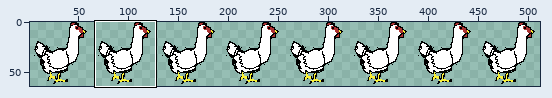
Sprite sheet, stored at assets/chicken.png. Above: a wide view before the commit, with the close-up outlined.
Close-up. Old version:
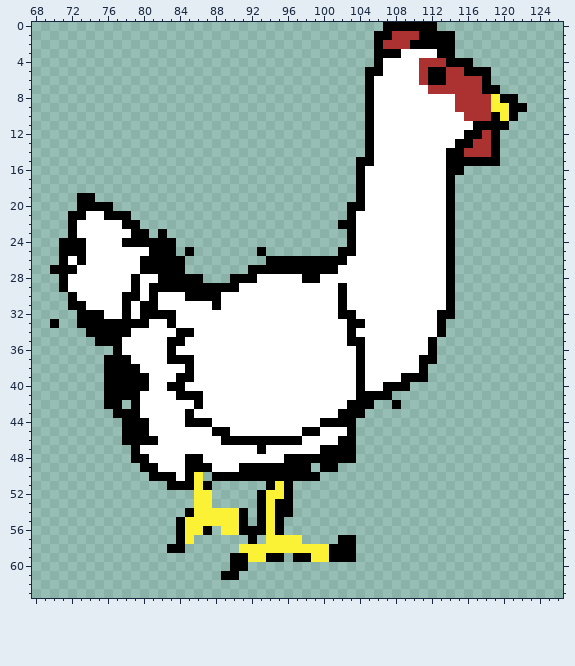
The file is 512x64 pixels. Shown: x 68..126, y 0..63. The wide view leaves out empty margins. The commit also changed other parts of the picture, which this record leaves out.
After the commit:
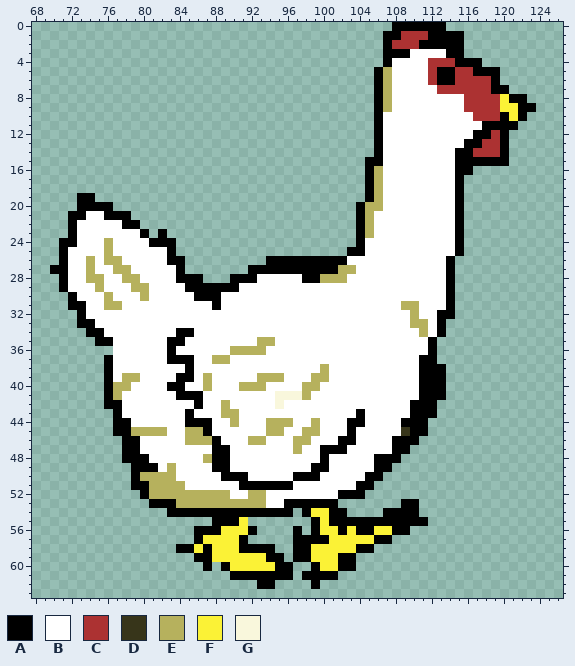
Palette (. is transparent): A #000000  B #ffffff  C #ac3232  D #37351a  E #b6b15d  F #fbf236  G #f9f7dc
What changed:
y 0: x 107 A -> .; x 113 . -> A
y 1: x 106 A -> .; x 108 C -> A; x 111 A -> C; x 115 . -> A
y 2: x 106..107 AC -> .A; x 110 A -> C; x 115 . -> A
y 3: x 106 A -> .; x 109 B -> A; x 113 A -> B; x 115 . -> A
y 4: x 106..107 AB -> .A; x 111 C -> B; x 114 A -> C; x 117 . -> A
y 5: x 105 A -> .; x 107 B -> E; x 111..112 CA -> BC; x 114 C -> A; x 116 A -> C; x 119 . -> A
y 6: x 105..107 ABB -> .AE; x 111..112 CA -> BC; x 114 C -> A; x 118..119 A. -> CA
y 7: x 105..107 ABB -> .AE; x 112 C -> B; x 118 A -> C; x 120 . -> A
y 8: x 105..107 ABB -> .AE; x 115 C -> B; x 119..120 FA -> CF; x 122 . -> A
y 9: x 105..107 ABB -> .AE; x 115 C -> B; x 119 F -> C; x 121 A -> F; x 123 . -> A
y 10: x 105..106 AB -> .A; x 116 C -> B; x 119..122 AFA. -> CAFA
y 11: x 105..106 AB -> .A; x 117 A -> B; x 121 . -> A
y 12: x 105..106 AB -> .A; x 116 A -> B; x 118..120 CA. -> ACA
y 13: x 105..106 AB -> .A; x 115 A -> B; x 117 C -> A; x 119..120 A. -> CA
y 14: x 105..106 AB -> .A; x 114 A -> B; x 116 C -> A; x 119..120 A. -> CA
y 15: x 104 A -> .; x 106 B -> A; x 114 A -> B; x 120 . -> A
y 16: x 104..106 ABB -> .AE; x 114 A -> B; x 116 . -> A
y 17..19: x 104..106 ABB -> .AE; x 114..115 A. -> BA
y 20: x 103 A -> .; x 105..106 BB -> EE; x 114..115 A. -> BA
y 21: x 103..105 ABB -> .AE; x 114..115 A. -> BA
y 22: x 102..105 AABB -> ..AE; x 114..115 A. -> BA
y 23: x 79 A -> B; x 103..105 ABB -> .AE; x 114..115 A. -> BA
y 24: x 73 A -> B; x 76 B -> E; x 78..80 AAA -> BBB; x 103..104 AB -> .A; x 114..115 A. -> BA
y 25: x 72..73 AA -> BB; x 76 B -> E; x 81..82 AA -> BB; x 85 A -> .; x 93 A -> .; x 102 A -> .; x 104 B -> A; x 114..115 A. -> BA
y 26: x 73..74 AB -> BE; x 76..77 BB -> EE; x 80..82 AAA -> BBB
y 27: x 72 A -> B; x 74 B -> E; x 77..78 BB -> EE; x 80..83 AAAA -> BBBB; x 102..103 BB -> EE
y 28: x 74..75 BB -> EE; x 78..79 BA -> EE; x 82..83 AA -> BB; x 100..102 BBB -> EEE
y 29: x 75 B -> E; x 79..84 ABAAAA -> EEBBBB; x 102 A -> B
y 30: x 76 B -> E; x 78..81 AABA -> BBEB; x 85 A -> B; x 102 A -> B
y 31: x 76..78 BBA -> EEB; x 80..81 AA -> BB; x 102 A -> B; x 109..110 BB -> EE
y 32: x 74..75 AA -> BB; x 78 A -> B; x 80..83 AAAA -> BBBB; x 102..103 AA -> BB; x 110 B -> E
y 33: x 70 A -> .; x 75..80 AAAAAA -> BBBBBB; x 83 A -> B; x 103..104 AA -> BB; x 110..111 BB -> EE
y 34: x 76..78 AAA -> BBB; x 103 A -> B; x 111 B -> E
y 35: x 77 A -> B; x 93..94 BB -> EE; x 103..104 AA -> BB
y 36: x 77 A -> B; x 90..93 BBBB -> EEEE; x 104 A -> B
y 37: x 77..78 AA -> BB; x 88..89 BB -> EE; x 104 A -> B
y 38: x 77..79 AAA -> BBB; x 100 B -> E; x 104 A -> B; x 112..113 .. -> AA
y 39: x 77..80 AAAA -> BEEB; x 87 B -> E; x 93..95 BBB -> EEE; x 99..100 BB -> EE; x 104 A -> B; x 109..110 AA -> BB; x 112..113 .. -> AA
y 40: x 77..80 AAAA -> EEBB; x 87 B -> E; x 91..93 BBB -> EEE; x 98..99 BB -> EE; x 104 A -> B; x 107..113 AAA.... -> BBBBAAA
y 41: x 77..79 AAA -> EBB; x 95..98 BBBB -> GGGE; x 104..113 AAAA...... -> BBBBBBBAAA
y 42: x 78..79 .A -> BB; x 89 B -> E; x 95 B -> G; x 103..112 AAA..A.... -> BBBBBBBAAA
y 43: x 78..79 AA -> BB; x 89..90 BB -> EE; x 102..103 AA -> BB; x 105..112 ........ -> BBBBBAAA
y 44: x 77 . -> A; x 79..80 AA -> BB; x 90 B -> E; x 94..96 BBB -> EEE; x 99..102 BAAA -> EBBB; x 104..111 ........ -> ABBBBAAA
y 45: x 77 . -> A; x 79..82 AABB -> EEEE; x 85..89 BBBAA -> EEABB; x 94..95 BB -> EE; x 98..99 AA -> EE; x 104..111 ........ -> BBBBBDAA
y 46: x 80..81 AA -> BB; x 85..98 BBBBAAAAAAAAAB -> EEEABBBEEBBBEE; x 104..110 ....... -> BBBBAAA
y 47: x 78 . -> A; x 88..89 BB -> AA; x 93 A -> B; x 97 B -> E; x 103..109 A...... -> BBBBBAA
y 48: x 78 . -> A; x 85..89 AABBB -> BBEAA; x 96..99 AAAA -> BBBB; x 101..108 AAA..... -> BBBBBAAA
y 49: x 79 . -> A; x 83 B -> E; x 85..89 AAABB -> BBBAA; x 91..99 AAAAAAAA. -> BBBBBBBBA; x 101..107 A...... -> BBBBBAA
y 50: x 79..83 ..AAA -> AEEEE; x 85..88 AF.A -> BBBB; x 92..96 AAAAA -> BBBBB; x 100..106 ....... -> BBBBBAA
y 51: x 79..93 ....AAAFA...... -> AAEEEEBBBBBBAAA; x 95 F -> A; x 97..105 ......... -> BBBBBBBAA
y 52: x 80..104 ......FF.....AFFA........ -> AEEEEEEEEEBBEEBBBBBBBBAAA
y 53: x 81..95 .....FF.....AFA -> AAAEEEEEEEEEEBB; x 97..101 ..... -> AAAAA; x 109..110 .. -> AA
y 54: x 83..84 .. -> AA; x 86..90 FFFFF -> AAAAA; x 92 . -> A; x 94 F -> A; x 98..102 ..... -> AFFAA; x 107..110 .... -> AAAA
y 55: x 84..91 AFFFFFFA -> ....AAAF; x 93..95 AFA -> ...; x 99..111 ............. -> AFAAAAAAAAAAA
y 56: x 84..86 AFF -> ..A; x 88 . -> A; x 91 A -> F; x 93..95 AFA -> ...; x 97 . -> A; x 99..109 ........... -> AFFAFAAFFAA
y 57: x 84..92 AF......A -> ..AFFFFA.; x 94..107 FFFF....AA.... -> ...AAAAFFFFFAA
y 58: x 83 A -> .; x 85..98 ......FFFFFFFF -> AFAFFFAAAA..AA; x 101..105 AAA.. -> FFFAA
y 59: x 86..91 ....AA -> AAFFFF; x 101 A -> F
y 60: x 87 . -> A; x 89..96 .AA..... -> AFFFFFAA; x 99..103 ..... -> AFFAA
y 61: x 89 A -> .; x 91..96 ...... -> AAAAAA; x 98..101 .... -> AAAA
y 62: x 93..94 .. -> AA; x 99 . -> A
